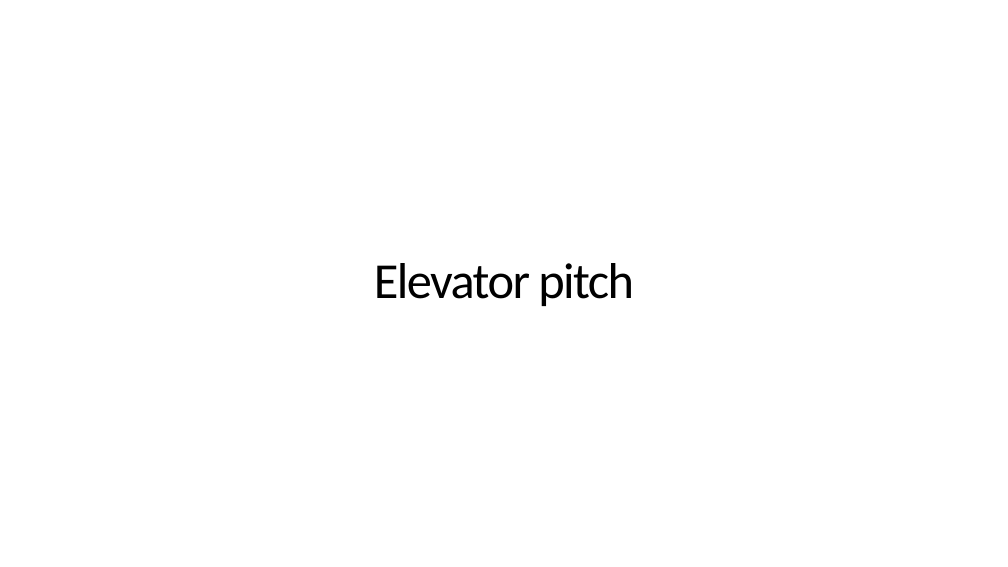
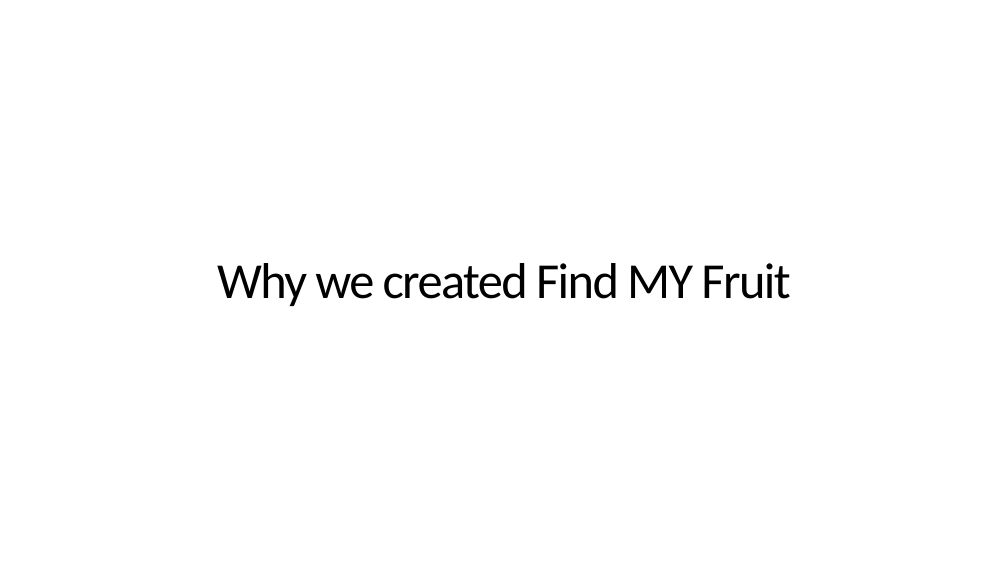
Before and after one commit to KatieThompson704/play-with-your-food, a slide deck: slide 2 of find-my-fruit_project1_HunterKatie.pptx. Drawn at 1008x567 pixels with LibreOffice and Linux fonts; fonts in the diff are those of the drawing. Boxes give left, top, right and bottom in pixels: in the first picture for what was removed or moved away, otherwise in the second. Text is boxed around its words. In the diff, an @@ line names an element or a change of style, - is before the commit and + after.

```diff
--- a/find-my-fruit_project1_HunterKatie.pptx
+++ b/find-my-fruit_project1_HunterKatie.pptx
@@ title at (x1=217, y1=263, x2=790, y2=306): text changed @@
-Elevator pitch
+Why we created Find MY Fruit
```
Also in this commit, not shown: 2 other slides changed.
